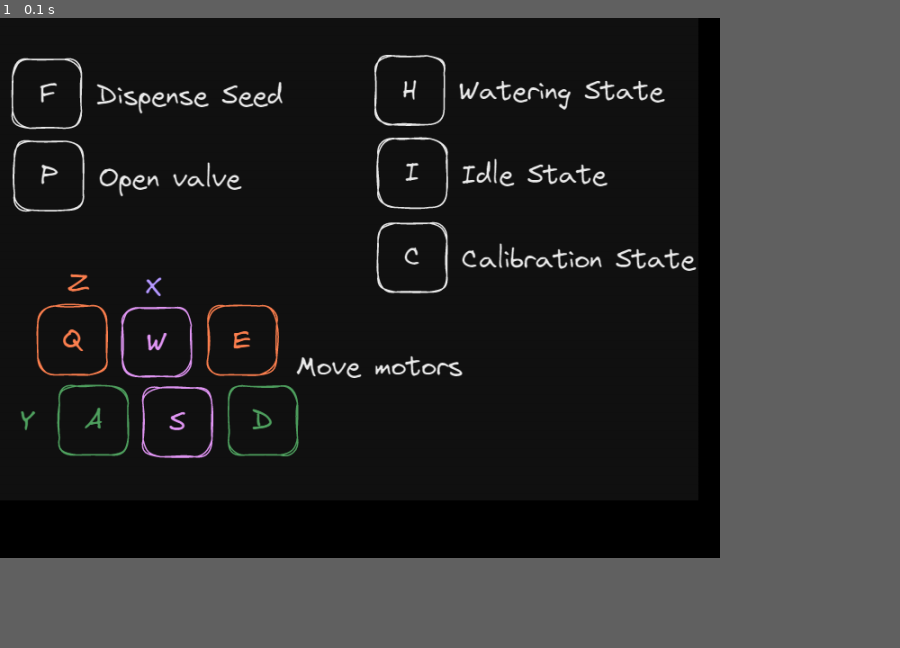
Above: before the commit, frame 1.
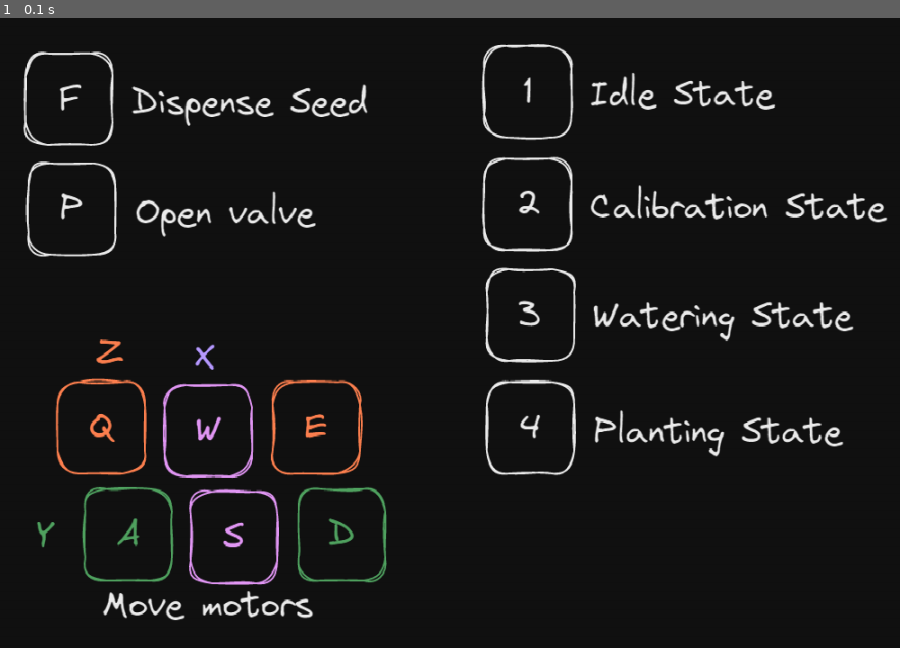
Above: after the commit, the same moment.

Repository: eastern-mennonite-university/robotic-agriculture
Game: pygame game, started from pygame_control.py
The game is run twice, just before and just after one commit, with the same random seed, the same clock (stepped at 60 frames per second) and the same inputs.
Inputs:
- Up to frame 1 (0.1 s): no input
In our replay, the window is 720x540 before the commit and 900x630 after it. These sizes can differ from the game's own. Grey fills any space a smaller window leaves; there, only what the larger window draws over its background counts as a difference.

The runs differ from the first frame. In frame 1, 9.0% of the frame differs, in the area x 1-99%, y 4-96%.

Commit message:
Update pygame controls

Diff:
--- a/pygame_control.py
+++ b/pygame_control.py
@@ -5,7 +5,7 @@
 
 pygame.init()
 
-WINDOW_SIZE = (800, 600)
+WINDOW_SIZE = (1000, 700)
 screen = pygame.display.set_mode(WINDOW_SIZE)
 pygame.display.set_caption('Click Window')
 bg = pygame.image.load("controls.png")
--- a/robotic-agriculture.py
+++ b/robotic-agriculture.py
@@ -52,8 +52,8 @@
 def main():
     print('Script started')
 
-    ps = PlantingState()
-    print(ps.generate_seed_coords(10, 10))
+    # ps = PlantingState()
+    # print(ps.generate_seed_coords(10, 10))
 
     motor_system = MotorSystem()
 
@@ -84,15 +84,18 @@
                 seed_dispenser.dispense()
             elif cmd == 'f up':
                 seed_dispenser.collect()
-            elif cmd == 'c down':
+            elif cmd == '1 down':
+                current_state = IdleState(current_state)
+                uart.write('switched to idle \n')
+            elif cmd == '2 down':
                 current_state = CalibrationState(current_state)
                 uart.write('starting calibration \n')
-            elif cmd == 'i down':
-                current_state = IdleState(current_state)
-                uart.write('switched to idle \n')
-            elif cmd == 'h down':
+            elif cmd == '3 down':
                 current_state = WateringState(current_state)
                 uart.write('starting watering routine \n')
+            elif cmd == '4 down':
+                current_state = PlantingState(current_state)
+                uart.write('starting planting routine \n')
 
         current_state.run()
         water_system.update()
@@ -217,7 +220,7 @@
 
     def set_target(self, tar: int):
         '''Set the target position that the motor will go to in the future'''
-        self.target = max(min(tar, self.max_position), 0)
+        self.target = max(min(tar, self.max_position), self.min_position)
 
     def set_position(self, pos: int):
         '''Set the current position of the motor. Note that this is *not* the target position'''
Binary file changed: controls.png
